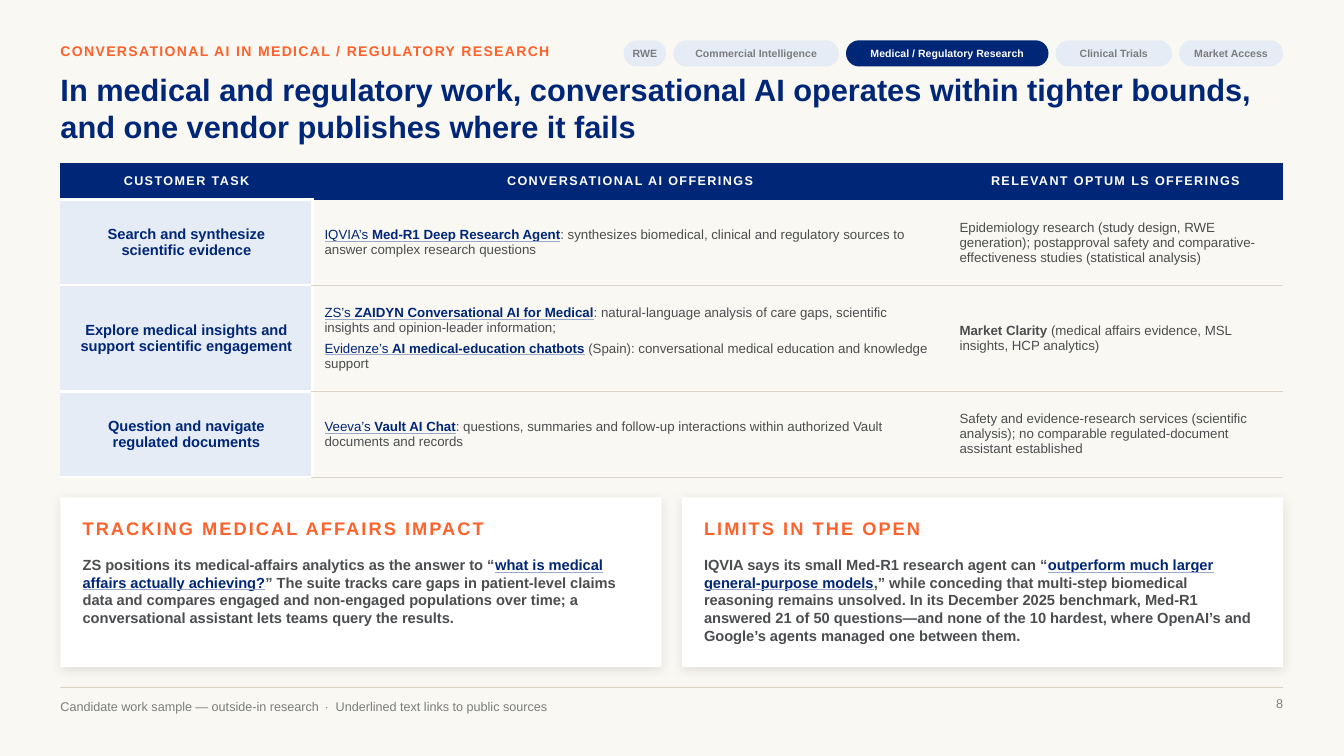
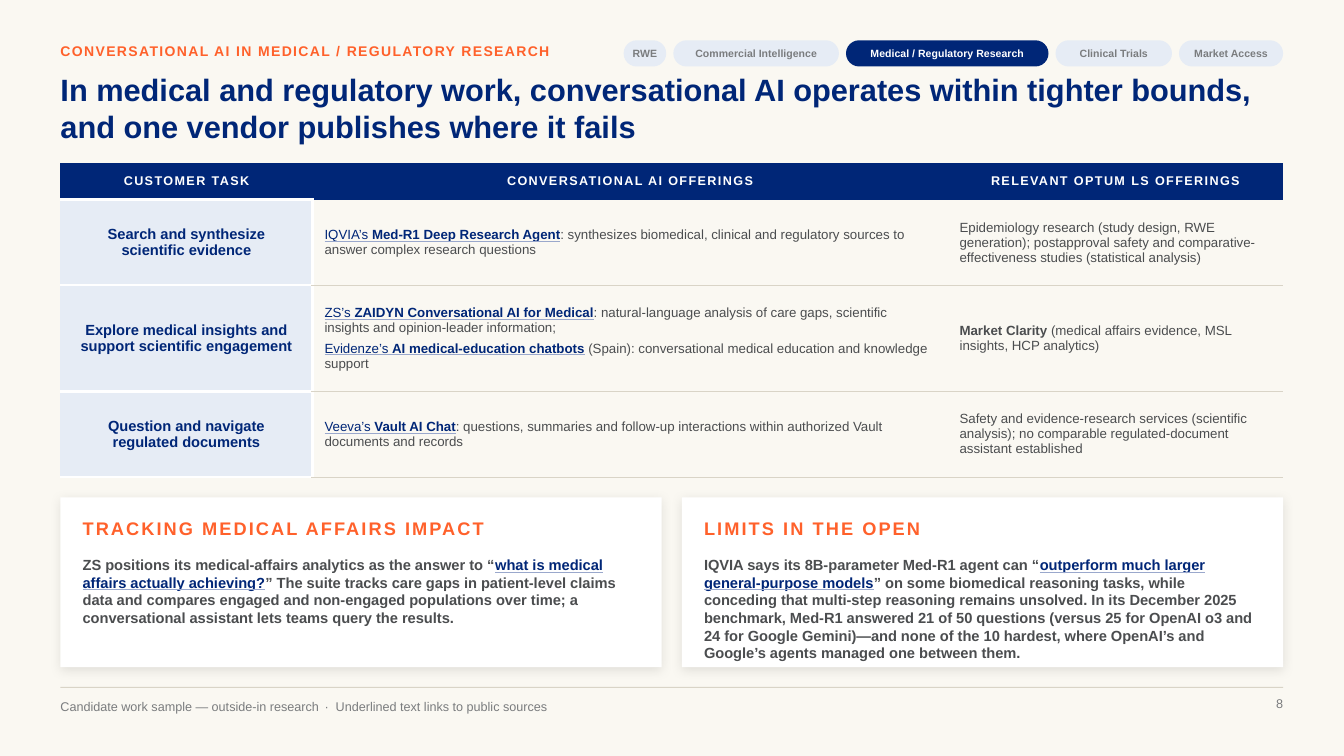
Before and after one commit to marinojt/test, a slide deck: slide 8 of deck/Optum-LS-Conversational-AI-10.16.pptx. Drawn at 1344x756 pixels with LibreOffice and Linux fonts; fonts in the diff are those of the drawing. Boxes give left, top, right and bottom in pixels: in the first picture for what was removed or moved away, otherwise in the second. Text is boxed around its words. In the diff, an @@ line names an element or a change of style, - is before the commit and + after.

```diff
--- a/deck/Optum-LS-Conversational-AI-10.16.pptx
+++ b/deck/Optum-LS-Conversational-AI-10.16.pptx
@@ text at [704, 559, 1252, 658]: text changed @@
-IQVIA says its small Med-R1 research agent can “outperform much larger general-purpose models,” while conceding that multi-step biomedical reasoning remains unsolved. In its December 2025 benchmark, Med-R1 answered 21 of 50 questions—and none of the 10 hardest, where OpenAI’s and Google’s agents managed one between them.
+IQVIA says its 8B-parameter Med-R1 agent can “outperform much larger general-purpose models” on some biomedical reasoning tasks, while conceding that multi-step reasoning remains unsolved. In its December 2025 benchmark, Med-R1 answered 21 of 50 questions (versus 25 for OpenAI o3 and 24 for Google Gemini)—and none of the 10 hardest, where OpenAI’s and Google’s agents managed one between them.
```
Also in this commit, not shown: 4 other slides changed, 6 other files.
